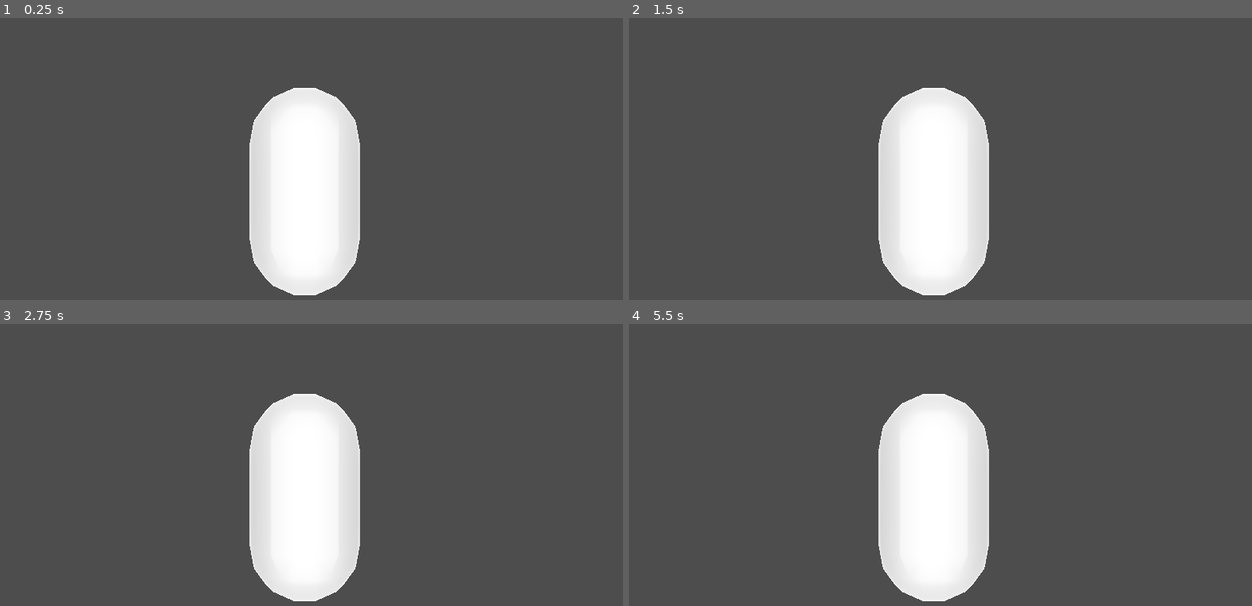
Above: before the commit, frames 1-4 (two rows, left to right).
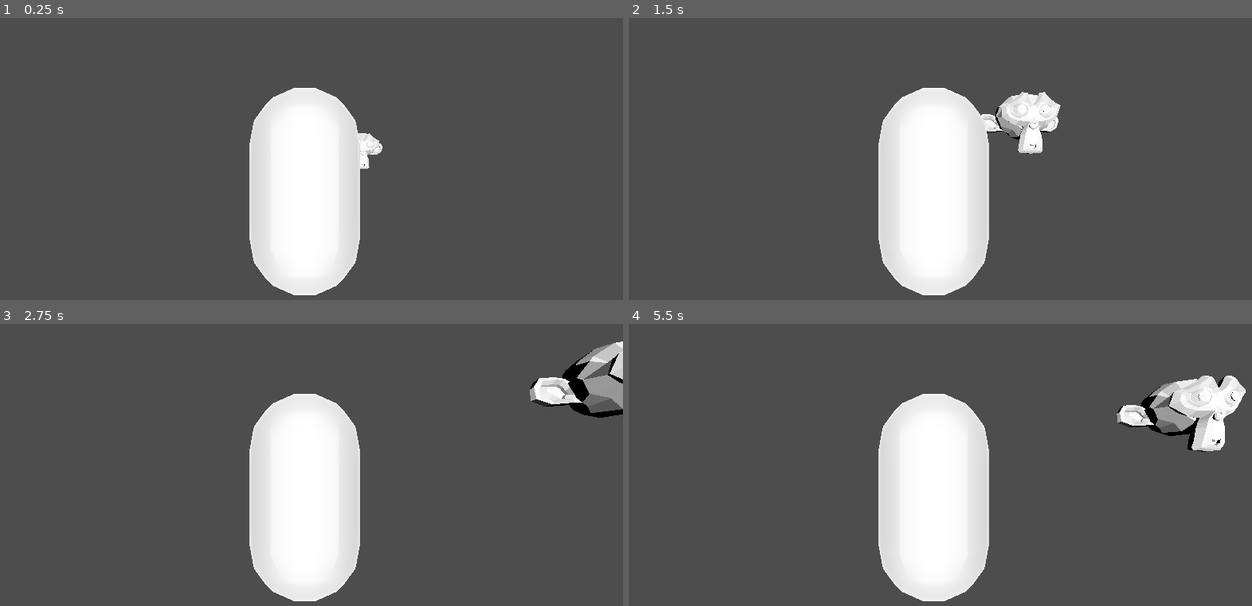
Above: after the commit, the same moments.

Repository: deshis/labra-peli
Game: Godot game, scene res://Scenes/main.tscn
Same seed, same stepped clock (60 frames per second), same inputs: the game is played once before the commit and once after it.
Inputs:
- Up to frame 1 (0.25 s): no input
- Up to frame 2 (1.5 s): tap Enter at 0.5 s; hold W (forward, bound only after the commit) from 0.53 s (still down)
- Up to frame 3 (2.75 s): release W (forward, bound only after the commit) at 2.03 s; hold A (left, bound only after the commit) from 2.03 s (still down)
- Up to frame 4 (5.5 s): tap Space at 3.5 s; release A (left, bound only after the commit) at 3.53 s; hold S (backward, bound only after the commit) 3.53-4.28 s; hold D (right, bound only after the commit) 4.28-5.03 s; hold W (forward, bound only after the commit) from 5.03 s (still down)

The runs differ from the first frame. In frame 1, 0.3% of the frame differs, in the area x 57-62%, y 40-54%; in frame 2, 1.6%; in frame 3, 2.3%; in frame 4, 3.2%, in the area x 78-99%, y 18-46%.

Commit message:
Extremely simple player movement !

Diff:
--- a/Scenes/main.tscn
+++ b/Scenes/main.tscn
@@ -1,14 +1,20 @@
-[gd_scene load_steps=3 format=3 uid="uid://chpqcweaiakc5"]
+[gd_scene load_steps=5 format=3 uid="uid://chpqcweaiakc5"]
 
 [ext_resource type="Script" path="res://Scripts/main.gd" id="1_cx8ll"]
-[ext_resource type="PackedScene" uid="uid://budf1fj3uv3ye" path="res://Scenes/Player.tscn" id="2_d6f1p"]
+[ext_resource type="PackedScene" path="res://Scenes/Player.tscn" id="2_d6f1p"]
+[ext_resource type="Script" path="res://Scripts/Player.gd" id="3_2wria"]
+[ext_resource type="PackedScene" uid="uid://ekyt2ivgmsmy" path="res://Assets/monkey.glb" id="4_y0b6v"]
 
 [node name="Main" type="Node3D"]
 script = ExtResource("1_cx8ll")
 
 [node name="Player" parent="." instance=ExtResource("2_d6f1p")]
+script = ExtResource("3_2wria")
 
 [node name="Camera3D" type="Camera3D" parent="Player"]
 transform = Transform3D(1, 0, 0, 0, 1, 0, 0, 0, 1, 0, 0, 5)
 
 [node name="DirectionalLight3D" type="DirectionalLight3D" parent="."]
+
+[node name="monkey" parent="." instance=ExtResource("4_y0b6v")]
+transform = Transform3D(1, 0, 0, 0, 1, 0, 0, 0, 1, 2.85626, 2.10367, -7.17089)
--- /dev/null
+++ b/Scripts/Player.gd
@@ -0,0 +1,20 @@
+extends CharacterBody3D
+
+
+const SPEED = 5.0
+
+
+
+func _physics_process(delta):
+	# Get the input direction and handle the movement/deceleration.
+	# As good practice, you should replace UI actions with custom gameplay actions.
+	var input_dir = Input.get_vector("left", "right", "forward", "backward")
+	var direction = (transform.basis * Vector3(input_dir.x, 0, input_dir.y)).normalized()
+	if direction:
+		velocity.x = direction.x * SPEED
+		velocity.z = direction.z * SPEED
+	else:
+		velocity.x = move_toward(velocity.x, 0, SPEED)
+		velocity.z = move_toward(velocity.z, 0, SPEED)
+
+	move_and_slide()
--- a/project.godot
+++ b/project.godot
@@ -19,6 +19,29 @@
 
 import/fbx/enabled=false
 
+[input]
+
+left={
+"deadzone": 0.5,
+"events": [Object(InputEventKey,"resource_local_to_scene":false,"resource_name":"","device":-1,"window_id":0,"alt_pressed":false,"shift_pressed":false,"ctrl_pressed":false,"meta_pressed":false,"pressed":false,"keycode":0,"physical_keycode":65,"key_label":0,"unicode":97,"echo":false,"script":null)
+]
+}
+forward={
+"deadzone": 0.5,
+"events": [Object(InputEventKey,"resource_local_to_scene":false,"resource_name":"","device":-1,"window_id":0,"alt_pressed":false,"shift_pressed":false,"ctrl_pressed":false,"meta_pressed":false,"pressed":false,"keycode":0,"physical_keycode":87,"key_label":0,"unicode":119,"echo":false,"script":null)
+]
+}
+backward={
+"deadzone": 0.5,
+"events": [Object(InputEventKey,"resource_local_to_scene":false,"resource_name":"","device":-1,"window_id":0,"alt_pressed":false,"shift_pressed":false,"ctrl_pressed":false,"meta_pressed":false,"pressed":false,"keycode":0,"physical_keycode":83,"key_label":0,"unicode":115,"echo":false,"script":null)
+]
+}
+right={
+"deadzone": 0.5,
+"events": [Object(InputEventKey,"resource_local_to_scene":false,"resource_name":"","device":-1,"window_id":0,"alt_pressed":false,"shift_pressed":false,"ctrl_pressed":false,"meta_pressed":false,"pressed":false,"keycode":0,"physical_keycode":68,"key_label":0,"unicode":100,"echo":false,"script":null)
+]
+}
+
 [rendering]
 
 renderer/rendering_method="gl_compatibility"
Binary file added: Assets/monkey.glb
Not shown, added: Assets/monkey.glb.import
